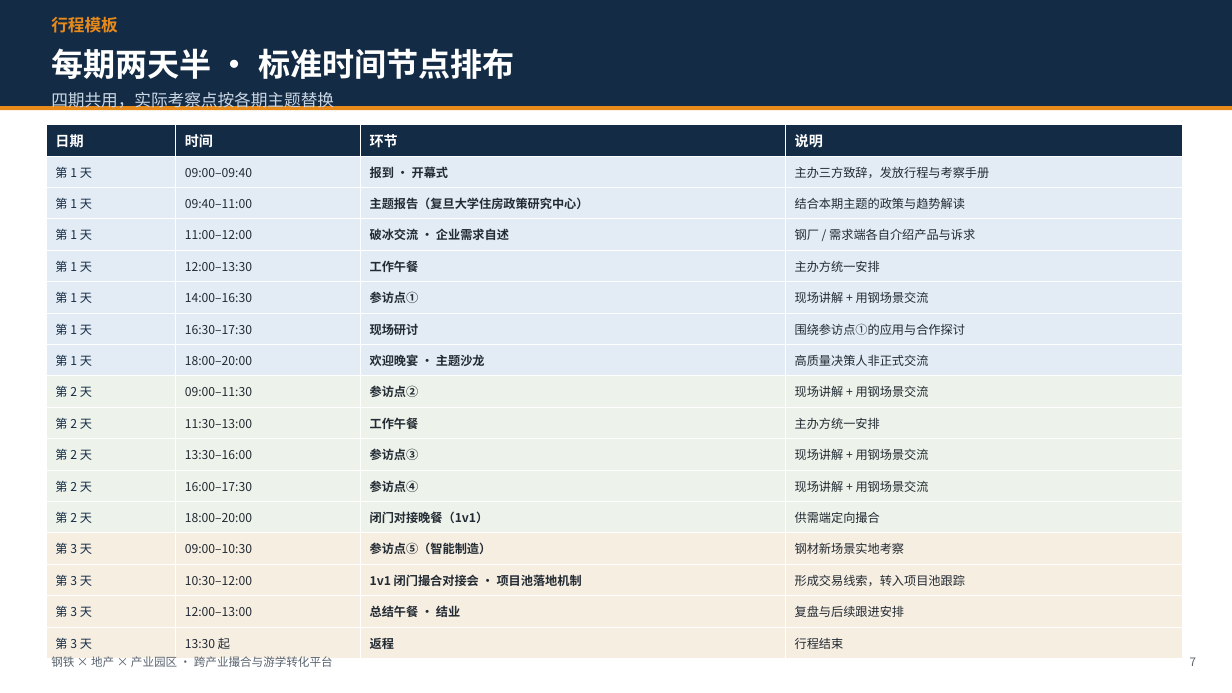
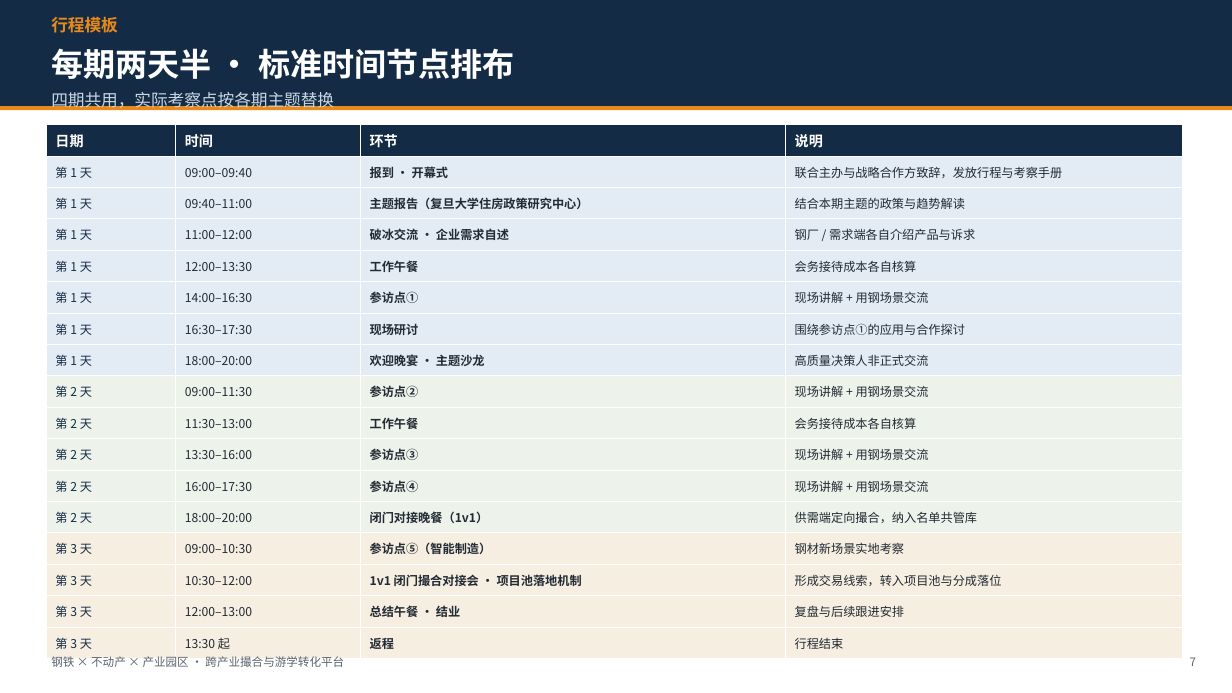
Before and after one commit to hujigang2010-maker/AIDEN, a slide deck: slide 7 of output/中钢协_上海长三角产业研学考察计划与合作框架.pptx. Drawn at 1232x693 pixels with LibreOffice and Linux fonts; fonts in the diff are those of the drawing. Boxes give left, top, right and bottom in pixels: in the first picture for what was removed or moved away, otherwise in the second. Text is boxed around its words. In the diff, an @@ line names an element or a change of style, - is before the commit and + after.

```diff
--- a/output/中钢协_上海长三角产业研学考察计划与合作框架.pptx
+++ b/output/中钢协_上海长三角产业研学考察计划与合作框架.pptx
@@ table at (46,125,1183,659) @@
-row 2, column 4: 主办三方致辞，发放行程与考察手册
+row 2, column 4: 联合主办与战略合作方致辞，发放行程与考察手册
-row 5, column 4: 主办方统一安排
+row 5, column 4: 会务接待成本各自核算
-row 10, column 4: 主办方统一安排
+row 10, column 4: 会务接待成本各自核算
-row 13, column 4: 供需端定向撮合
+row 13, column 4: 供需端定向撮合，纳入名单共管库
-row 15, column 4: 形成交易线索，转入项目池跟踪
+row 15, column 4: 形成交易线索，转入项目池与分成落位
@@ text at (51,656,344,667): text changed @@
-钢铁 × 地产 × 产业园区 · 跨产业撮合与游学转化平台
+钢铁 × 不动产 × 产业园区 · 跨产业撮合与游学转化平台
```
Also in this commit, not shown: 7 other slides changed, 8 slides added, 4 slides removed, 5 other files.
